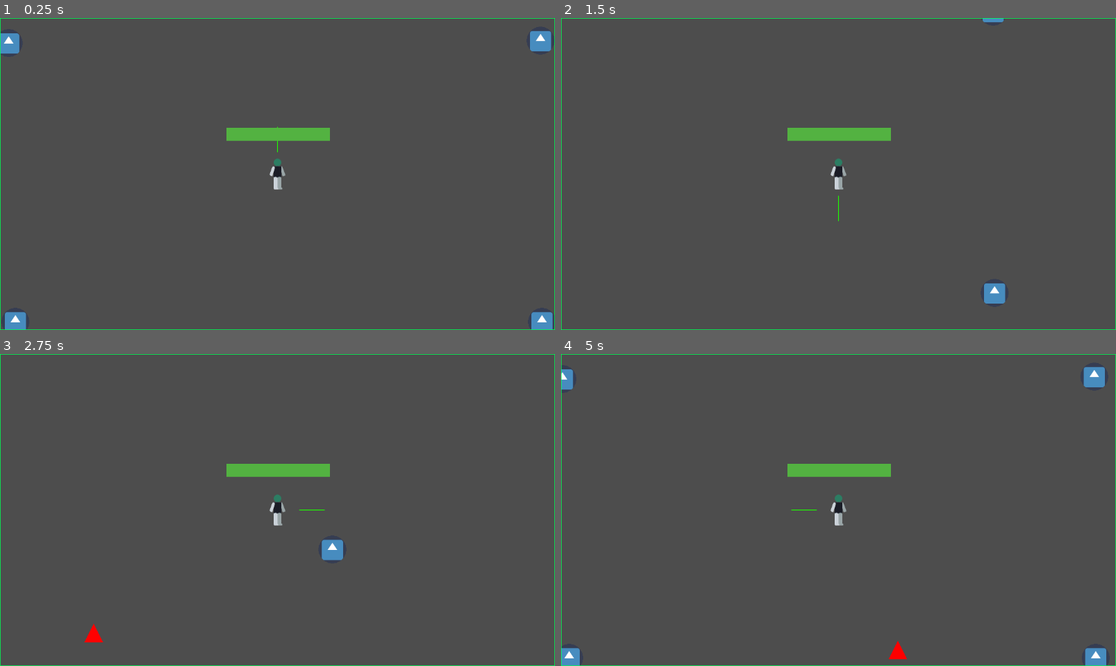
Above: before the commit, frames 1-4 (two rows, left to right).
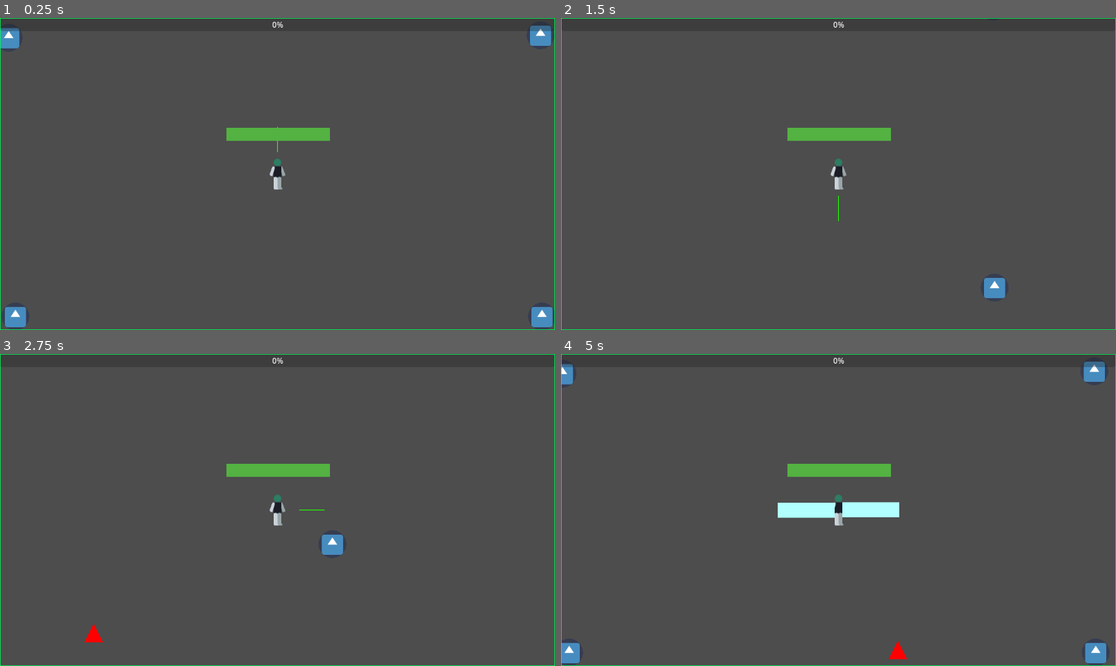
Above: after the commit, the same moments.

Repository: shendru/godot-course-overload
Game: Godot game, scene res://scenes/level.tscn
Same seed, same stepped clock (60 frames per second), same inputs: the game is played once before the commit and once after it. The engine's default icon, where the game draws it, is replaced by a stand-in: a white triangle on a blue panel in a dark square.
Inputs:
- Up to frame 1 (0.25 s): no input
- Up to frame 2 (1.5 s): tap Enter at 0.5 s; hold D (move_right) 0.53-1.28 s; hold S (move_down) from 1.28 s (still down)
- Up to frame 3 (2.75 s): release S (move_down) at 2.03 s; hold D (move_right) from 2.03 s (still down)
- Up to frame 4 (5 s): release D (move_right) at 2.78 s; hold W (move_up) 2.78-3.53 s; hold A (move_left) from 3.53 s (still down)

The runs differ from the first frame. In frame 1, 0.7% of the frame differs, in the area x 0-100%, y 1-100%; in frame 2, 0.3%; in frame 3, 0.2%; in frame 4, 1.6%, in the area x 0-99%, y 1-100%.

Commit message:
big changes

Diff:
--- /dev/null
+++ b/components/exp_model.gd
@@ -0,0 +1,26 @@
+extends Area2D
+
+@onready var player = get_tree().get_first_node_in_group("player")
+@export var speed: float = 200  # Speed at which the Area2D moves
+var enabled = false
+var velocity = Vector2.ZERO  # Initial velocity is zero
+
+func get_looted():
+	if not enabled:
+		enabled = true
+
+func _process(delta):
+	if enabled:
+		var direction = global_position.direction_to(player.global_position)
+		velocity = direction * speed
+		position += velocity * delta
+		if position.distance_to(player.position) < 5:  # Threshold of 10 pixels (you can adjust)
+			if player.has_method("exp_gain"):
+				player.exp_gain()
+				queue_free()
+
+func _on_area_entered(area: Area2D) -> void:
+	print("entered body")
+	if not enabled and area.name == "Looter":
+		print("found looter")
+		enabled = true
--- /dev/null
+++ b/components/exp_model.tscn
@@ -0,0 +1,32 @@
+[gd_scene load_steps=3 format=3 uid="uid://bcs2ioydbqvle"]
+
+[ext_resource type="Script" path="res://components/exp_model.gd" id="1_tytu8"]
+
+[sub_resource type="RectangleShape2D" id="RectangleShape2D_ni5hv"]
+size = Vector2(15, 15)
+
+[node name="Exp" type="Area2D"]
+collision_layer = 0
+collision_mask = 16
+script = ExtResource("1_tytu8")
+
+[node name="ColorRect" type="ColorRect" parent="."]
+anchors_preset = 8
+anchor_left = 0.5
+anchor_top = 0.5
+anchor_right = 0.5
+anchor_bottom = 0.5
+offset_left = -7.5
+offset_top = -7.5
+offset_right = 7.5
+offset_bottom = 7.5
+grow_horizontal = 2
+grow_vertical = 2
+color = Color(0.172061, 0.396652, 0.99994, 1)
+
+[node name="CollisionShape2D" type="CollisionShape2D" parent="."]
+position = Vector2(0.5, 0.5)
+shape = SubResource("RectangleShape2D_ni5hv")
+
+[connection signal="area_entered" from="." to="." method="_on_area_entered"]
+[connection signal="body_entered" from="." to="." method="_on_body_entered"]
--- /dev/null
+++ b/components/ui/exp_ui.gd
@@ -0,0 +1,14 @@
+extends Control
+
+func _ready() -> void:
+	var screen_size = get_viewport_rect().size
+	size.x = screen_size.x
+	#size.y = screen_size.y
+	position.x = -(screen_size.x / 2)
+	position.y = -(screen_size.y / 2)
+	#pass
+
+
+
+func _on_player_exp_changed(val) -> void:
+	$ProgressBar.value = val
--- /dev/null
+++ b/components/ui/exp_ui.tscn
@@ -0,0 +1,16 @@
+[gd_scene load_steps=2 format=3 uid="uid://ge7x23pb4ykl"]
+
+[ext_resource type="Script" path="res://components/ui/exp_ui.gd" id="1_ubyae"]
+
+[node name="expUI" type="Control"]
+layout_mode = 3
+anchors_preset = 0
+offset_right = 1152.0
+offset_bottom = 27.0
+script = ExtResource("1_ubyae")
+
+[node name="ProgressBar" type="ProgressBar" parent="."]
+layout_mode = 1
+anchors_preset = -1
+anchor_right = 1.0
+anchor_bottom = 1.0
--- a/components/whip_collision.tscn
+++ b/components/whip_collision.tscn
@@ -1,9 +1,48 @@
-[gd_scene load_steps=3 format=3 uid="uid://qiounm6xox4q"]
+[gd_scene load_steps=7 format=3 uid="uid://qiounm6xox4q"]
 
 [ext_resource type="Script" path="res://damage.gd" id="1_psq6a"]
+[ext_resource type="Texture2D" uid="uid://lo3u7awetao1" path="res://assets/whip.png" id="2_mdk1q"]
 
 [sub_resource type="RectangleShape2D" id="RectangleShape2D_7caf7"]
 size = Vector2(117.5, 31)
+
+[sub_resource type="Animation" id="Animation_tqyln"]
+resource_name = "attack"
+length = 0.5
+loop_mode = 1
+tracks/0/type = "value"
+tracks/0/imported = false
+tracks/0/enabled = true
+tracks/0/path = NodePath(".:frame")
+tracks/0/interp = 1
+tracks/0/loop_wrap = true
+tracks/0/keys = {
+"times": PackedFloat32Array(0, 0.266667, 0.4, 0.466667),
+"transitions": PackedFloat32Array(1, 1, 1, 1),
+"update": 1,
+"values": [0, 1, 2, 3]
+}
+
+[sub_resource type="Animation" id="Animation_1bcvr"]
+length = 0.001
+tracks/0/type = "value"
+tracks/0/imported = false
+tracks/0/enabled = true
+tracks/0/path = NodePath(".:frame")
+tracks/0/interp = 1
+tracks/0/loop_wrap = true
+tracks/0/keys = {
+"times": PackedFloat32Array(0),
+"transitions": PackedFloat32Array(1),
+"update": 1,
+"values": [0]
+}
+
+[sub_resource type="AnimationLibrary" id="AnimationLibrary_g7dsc"]
+_data = {
+"RESET": SubResource("Animation_1bcvr"),
+"attack": SubResource("Animation_tqyln")
+}
 
 [node name="WhipCollision" type="Area2D"]
 collision_layer = 4
@@ -25,5 +64,18 @@
 offset_bottom = 15.0
 color = Color(0.694118, 1, 1, 1)
 
+[node name="Sprite2D" type="Sprite2D" parent="."]
+visible = false
+texture_filter = 1
+position = Vector2(57, 26)
+rotation = 1.57079
+texture = ExtResource("2_mdk1q")
+hframes = 4
+
+[node name="AnimationPlayer" type="AnimationPlayer" parent="Sprite2D"]
+libraries = {
+"": SubResource("AnimationLibrary_g7dsc")
+}
+
 [connection signal="body_entered" from="." to="." method="_on_body_entered"]
 [connection signal="timeout" from="Timer" to="." method="_on_timer_timeout"]
--- a/damage.gd
+++ b/damage.gd
@@ -1,13 +1,9 @@
 extends Area2D
 
 func _on_body_entered(body: Node2D) -> void:
-	print("got body")
 	if body.has_method("take_damage"):
-		print("can damage")
 		#var randomDMG = randi_range(1,3)
 		body.take_damage(1)
-		print("done damage")
 
 func _on_timer_timeout() -> void:
 		queue_free()
-		print("whip gone")
--- a/scenes/enemy.tscn
+++ b/scenes/enemy.tscn
@@ -14,7 +14,7 @@
 
 [node name="enemy" type="CharacterBody2D"]
 collision_layer = 2
-collision_mask = 7
+collision_mask = 6
 motion_mode = 1
 script = ExtResource("1_nj4eo")
 
--- a/scenes/level.tscn
+++ b/scenes/level.tscn
@@ -3,9 +3,9 @@
 [ext_resource type="PackedScene" uid="uid://b2mpoyrqvhadb" path="res://scenes/player.tscn" id="1_ajxwd"]
 [ext_resource type="Script" path="res://scripts/level.gd" id="1_qwb4s"]
 [ext_resource type="PackedScene" uid="uid://b8lbnwk4jlkb" path="res://scenes/rock.tscn" id="3_2an5l"]
-[ext_resource type="Script" path="res://scenes/spawner.gd" id="4_3gdor"]
+[ext_resource type="Script" path="res://scripts/spawner.gd" id="4_3gdor"]
 
-[sub_resource type="Curve2D" id="Curve2D_3kcsj"]
+[sub_resource type="Curve2D" id="Curve2D_2lc7b"]
 _data = {
 "points": PackedVector2Array(0, 0, 0, 0, -95, -70, 0, 0, 0, 0, 1204, -67, 0, 0, 0, 0, 1204, 722, 0, 0, 0, 0, -102, 715, 0, 0, 0, 0, -95, -70)
 }
@@ -31,11 +31,11 @@
 position = Vector2(1124, 621)
 
 [node name="player" parent="." instance=ExtResource("1_ajxwd")]
-position = Vector2(575, 314)
+position = Vector2(575, 325)
 speed = 300.0
 
 [node name="Spawner" type="Path2D" parent="player"]
-curve = SubResource("Curve2D_3kcsj")
+curve = SubResource("Curve2D_2lc7b")
 script = ExtResource("4_3gdor")
 
 [node name="PathFollow2D" type="PathFollow2D" parent="player/Spawner"]
@@ -52,4 +52,7 @@
 
 [node name="enemies" type="Node" parent="."]
 
+[node name="exp_holder" type="Node" parent="."]
+
 [connection signal="timeout" from="spawner" to="." method="_on_timer_timeout"]
+[connection signal="health_depleted" from="player" to="." method="_on_player_health_depleted"]
--- a/scenes/player.tscn
+++ b/scenes/player.tscn
@@ -1,7 +1,9 @@
-[gd_scene load_steps=7 format=3 uid="uid://b2mpoyrqvhadb"]
+[gd_scene load_steps=10 format=3 uid="uid://b2mpoyrqvhadb"]
 
 [ext_resource type="Script" path="res://scripts/player.gd" id="1_g2l03"]
 [ext_resource type="Texture2D" uid="uid://deex8i1ac20ia" path="res://assets/testchar.png" id="2_h012a"]
+[ext_resource type="PackedScene" uid="uid://ge7x23pb4ykl" path="res://components/ui/exp_ui.tscn" id="3_kvy37"]
+[ext_resource type="PackedScene" uid="uid://dek6168e3owjr" path="res://scenes/whip.tscn" id="3_r05cg"]
 
 [sub_resource type="CapsuleShape2D" id="CapsuleShape2D_y5sbg"]
 radius = 15.0
@@ -17,6 +19,9 @@
 [sub_resource type="StyleBoxFlat" id="StyleBoxFlat_jpiov"]
 bg_color = Color(0.32593, 0.699831, 0.25345, 1)
 
+[sub_resource type="CircleShape2D" id="CircleShape2D_okq8o"]
+radius = 53.1507
+
 [node name="player" type="CharacterBody2D" groups=["player"]]
 motion_mode = 1
 script = ExtResource("1_g2l03")
@@ -30,6 +35,12 @@
 shape = SubResource("CapsuleShape2D_y5sbg")
 
 [node name="Camera2D" type="Camera2D" parent="."]
+
+[node name="expUI" parent="Camera2D" instance=ExtResource("3_kvy37")]
+offset_left = -579.0
+offset_top = -324.0
+offset_right = 573.0
+offset_bottom = -297.0
 
 [node name="HurtBox" type="Area2D" parent="."]
 unique_name_in_owner = true
@@ -72,4 +83,16 @@
 
 [node name="CanvasLayer" type="CanvasLayer" parent="."]
 
+[node name="Whip" parent="." instance=ExtResource("3_r05cg")]
+
+[node name="Looter" type="Area2D" parent="."]
+collision_layer = 16
+collision_mask = 0
+
+[node name="CollisionShape2D" type="CollisionShape2D" parent="Looter"]
+shape = SubResource("CircleShape2D_okq8o")
+debug_color = Color(1.44392e-06, 0.627748, 0.498958, 0.42)
+
+[connection signal="exp_changed" from="." to="Camera2D/expUI" method="_on_player_exp_changed"]
 [connection signal="timeout" from="attack_timer" to="." method="_on_timer_timeout"]
+[connection signal="area_entered" from="Looter" to="." method="_on_looter_area_entered"]
--- a/scenes/whip.tscn
+++ b/scenes/whip.tscn
@@ -1,6 +1,6 @@
 [gd_scene load_steps=2 format=3 uid="uid://dek6168e3owjr"]
 
-[ext_resource type="Script" path="res://scenes/whip.gd" id="1_5qujr"]
+[ext_resource type="Script" path="res://scripts/whip.gd" id="1_5qujr"]
 
 [node name="Whip" type="Marker2D"]
 script = ExtResource("1_5qujr")
--- a/scripts/enemy.gd
+++ b/scripts/enemy.gd
@@ -19,6 +19,20 @@
 	health -= dmg
 	take_damage_shader()
 	if health == 0:
+		var chance = randi_range(1,2)
+		#print(chance)
+		if chance == 2:
+			var new_exp = preload("res://components/exp_model.tscn").instantiate()
+			#print("New EXP instance:", new_exp)
+			var exp_holder = get_tree().get_root().find_child("exp_holder", true, false)
+			if exp_holder:
+				#print("exp holder found")
+				#print("exp old loc: ", new_exp.global_position)
+				new_exp.global_position = global_position
+				#print("exp new loc: ", new_exp.global_position)
+				exp_holder.add_child(new_exp)
+			else:
+				print("no exp holder")
 		queue_free()
 
 func take_damage_shader():
--- a/scripts/player.gd
+++ b/scripts/player.gd
@@ -6,8 +6,19 @@
 @export var speed: float = 200.0
 @export var marker_offset_angle_degrees = 90.0
 
+@export var exp: int = 0
+@export var base_max_exp: int = 100
+@export var level: int = 1
+signal exp_changed
+
 var health = 100.0
 signal health_depleted
+
+#func _ready() -> void:
+##	FORMULA FOR THE EXP
+	#pass
+
+
 
 func _physics_process(delta):
 	var input_dir = Input.get_vector("move_left", "move_right", "move_up", "move_down")
@@ -41,3 +52,16 @@
 #
 #func _on_timer_timeout() -> void:
 	#attack()
+
+func exp_gain() -> void:
+	exp += 15
+	exp_changed.emit(exp)
+
+func calculate_exp() -> void:
+	pass
+
+func _on_looter_area_entered(area: Area2D) -> void:
+	if area.name == "Exp":
+		if area.has_method("get_looted"):
+			area.get_looted()
+		print("found exp")
Binary file added: assets/exp.png
Not shown, added: assets/exp.png.import
Binary file added: assets/whip.png
Not shown, added: assets/whip.png.import
Renamed: scenes/spawner.gd -> scripts/spawner.gd
Renamed: scenes/whip.gd -> scripts/whip.gd
